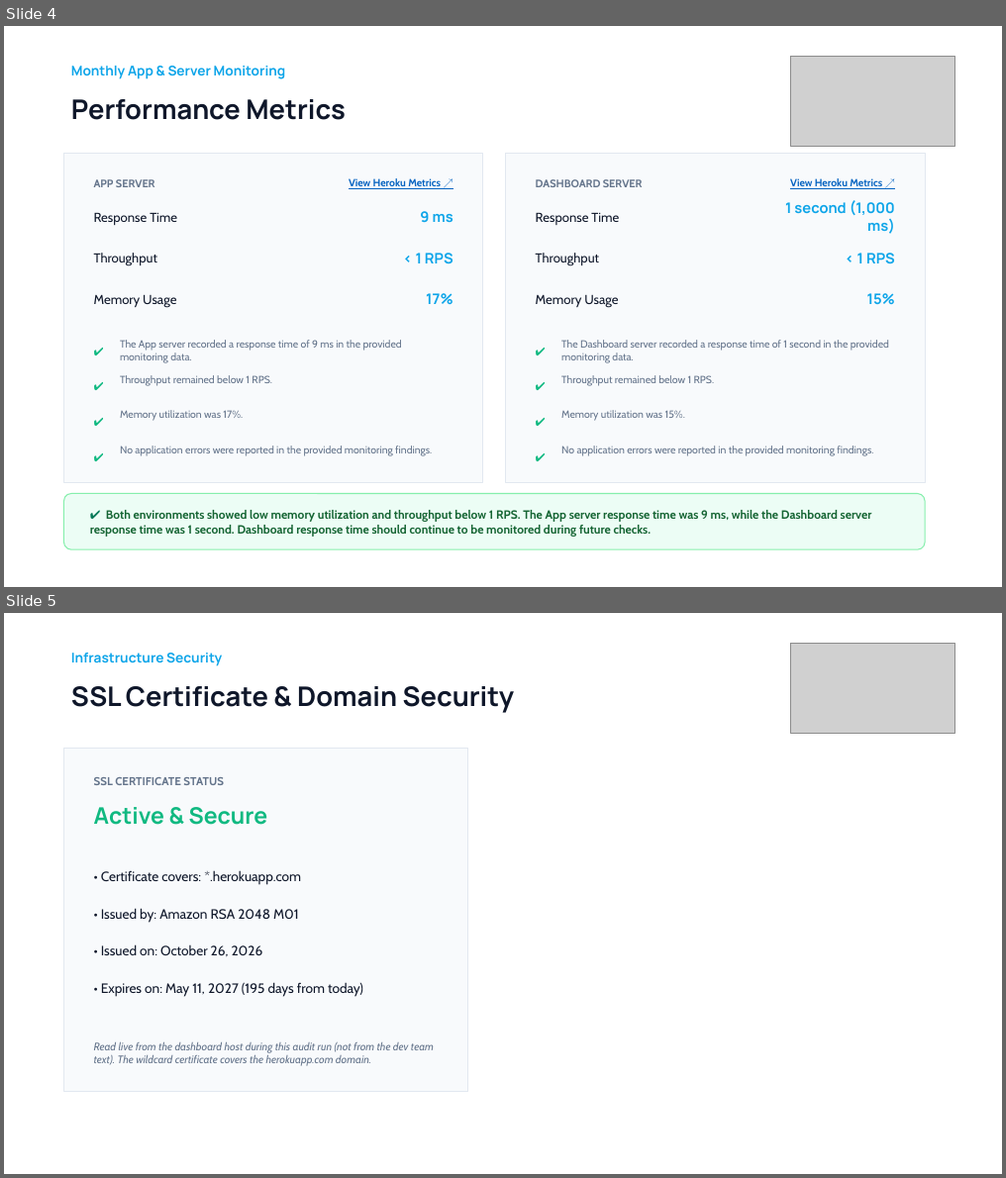
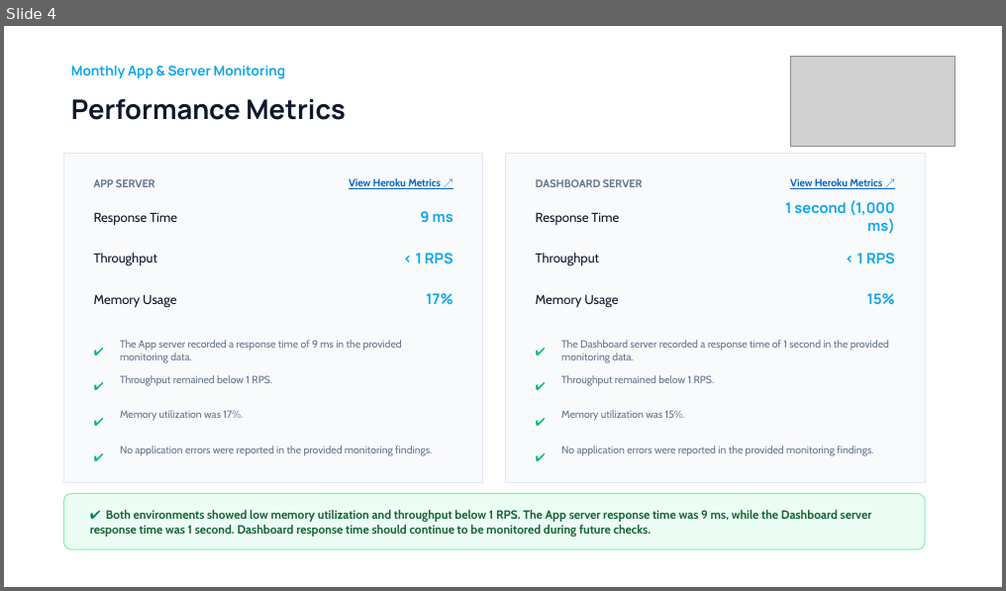
Before and after one commit to jash-webdesk/monthly-monitoring-testing-system, a slide deck: reports/integrity-reforestation/2026-11/Monthly_Monitoring_Report_November_2026.pptx. Shown one above the other, each under a label of ours: slides 4 and 5 before the commit, slide 4 after it. The pictures are 1006x1178 and 1006x591 pixels, drawn with LibreOffice and Linux fonts; fonts in the diff are those of the drawing; grey boxes stand for pictures. Boxes give left, top, right and bottom in pixels: in the first picture for what was removed or moved away, otherwise in the second. Text is boxed around its words. In the diff, an @@ line names an element or a change of style, - is before the commit and + after.

```diff
--- a/reports/integrity-reforestation/2026-11/Monthly_Monitoring_Report_November_2026.pptx
+++ b/reports/integrity-reforestation/2026-11/Monthly_Monitoring_Report_November_2026.pptx
@@ slide 5 removed at box(4, 613, 1002, 1174), background #FFFFFF @@
@@ text removed at box(71, 653, 222, 666) @@
-Infrastructure Security
@@ picture removed at box(790, 643, 954, 733) @@
@@ text removed at box(71, 686, 514, 713) @@
-SSL Certificate & Domain Security
@@ rectangle removed at box(63, 748, 468, 1092) @@
@@ text removed at box(94, 777, 224, 785) @@
-SSL CERTIFICATE STATUS
@@ text removed at box(94, 807, 268, 825) @@
-Active & Secure
@@ text removed at box(101, 870, 363, 997) @@
-• Certificate covers: *.herokuapp.com
-• Issued by: Amazon RSA 2048 M01
-• Issued on: October 26, 2026
-• Expires on: May 11, 2027 (195 days from today)
@@ text removed at box(94, 1043, 434, 1066) @@
-Read live from the dashboard host during this audit run (not from the dev team text). The wildcard certificate covers the herokuapp.com domain.
```
Also in this commit, not shown: 7 slides added, 4 other files.
